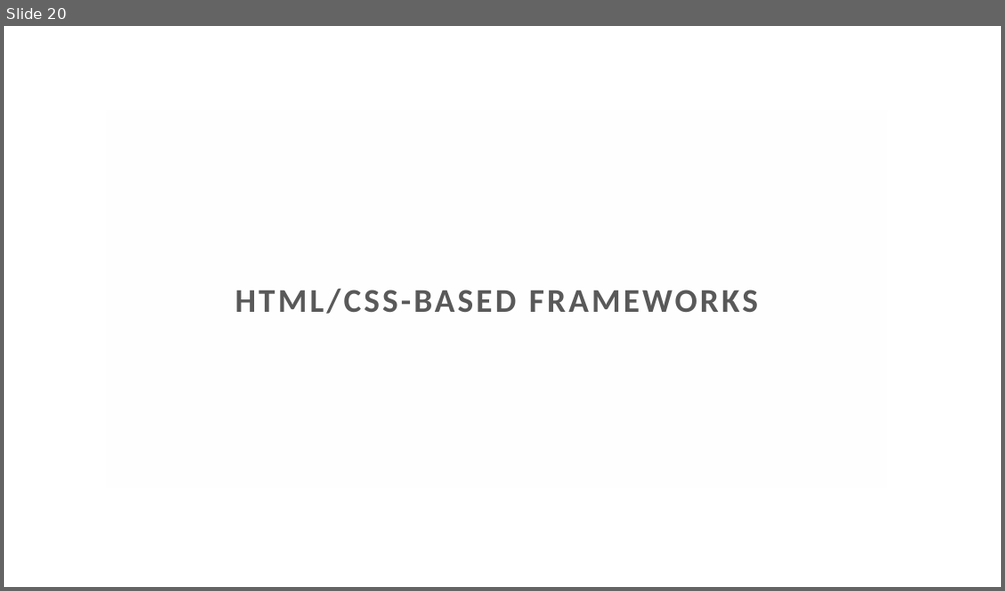
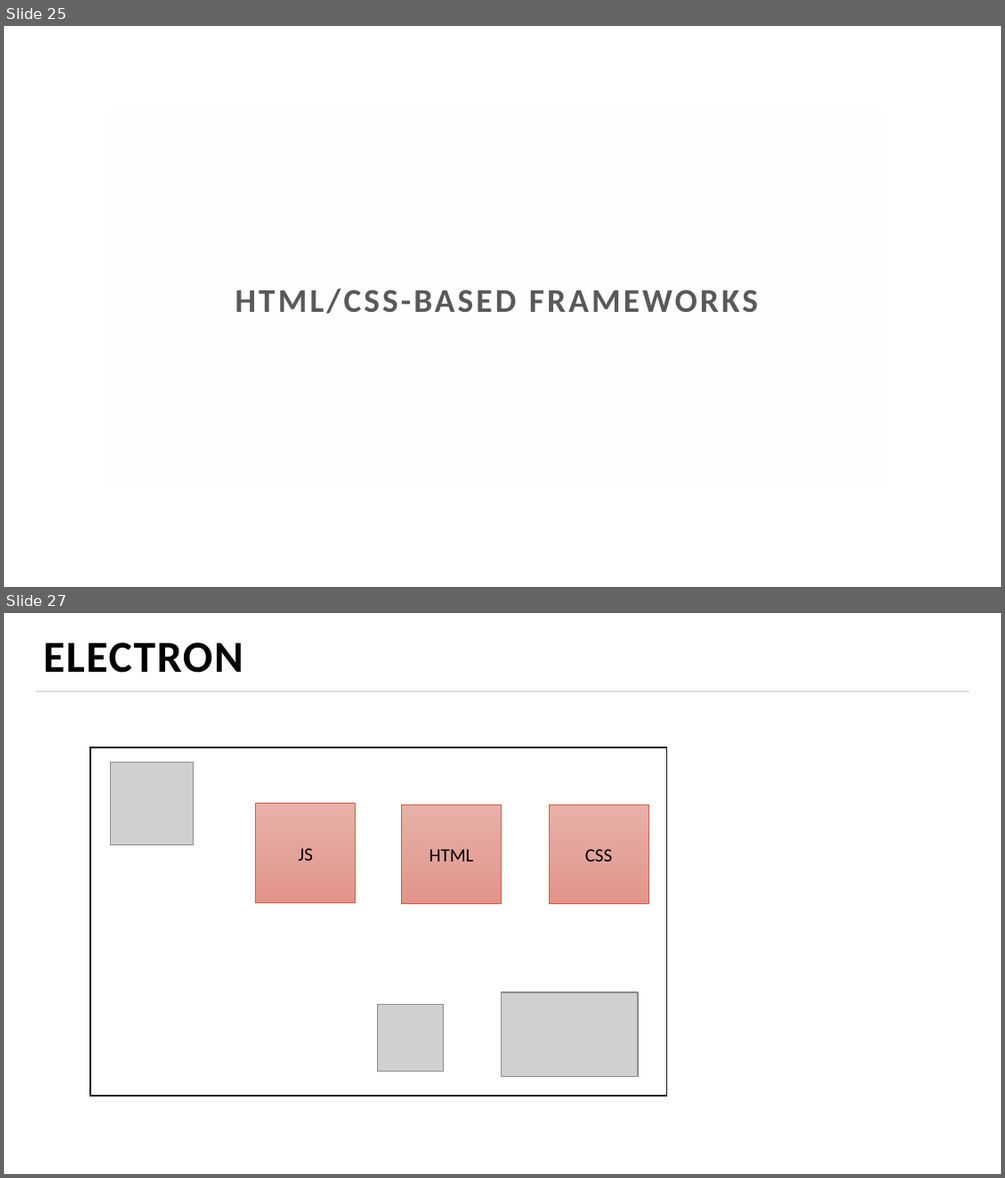
Before and after one commit to MihailRomanov/TechTalks_GUI_in_Net, a slide deck: presentation.pptx. Shown one above the other, each under a label of ours: slide 20 before the commit, slides 25 and 27 after it; the slides between them are not shown. The pictures are 1005x591 and 1005x1178 pixels, drawn with LibreOffice and Linux fonts; fonts in the diff are those of the drawing; grey boxes stand for pictures; background and template pictures are left out. Boxes give left, top, right and bottom in pixels: in the first picture for what was removed or moved away, otherwise in the second. Text is boxed around its words. In the diff, an @@ line names an element or a change of style, - is before the commit and + after.

```diff
--- a/presentation.pptx
+++ b/presentation.pptx
@@ slide 27 added at (x1=4, y1=613, x2=1001, y2=1174), background picture (left out) @@
@@ title added at (x1=43, y1=642, x2=243, y2=673), 32 pt, text #000000, bold @@
+ELECTRON
@@ line added from (36, 690) to (969, 690), #DADEE5 1.5 pt @@
@@ rectangle added at (x1=90, y1=747, x2=667, y2=1095), fill #FFFFFF, outline #141414 1 pt @@
@@ picture added at (x1=111, y1=763, x2=194, y2=845) @@
@@ rectangle added at (x1=255, y1=803, x2=355, y2=903), fill gradient #E8B0AA to #E3A39C to #E39389, outline #D35D47 0.5 pt, 13.5 pt, text #000000 @@
+JS
@@ rectangle added at (x1=402, y1=804, x2=502, y2=904), fill gradient #E8B0AA to #E3A39C to #E39389, outline #D35D47 0.5 pt, 13.5 pt, text #000000 @@
+HTML
@@ rectangle added at (x1=549, y1=804, x2=648, y2=904), fill gradient #E8B0AA to #E3A39C to #E39389, outline #D35D47 0.5 pt, 13.5 pt, text #000000 @@
+CSS
@@ picture added at (x1=377, y1=1004, x2=444, y2=1070) @@
@@ picture added at (x1=502, y1=992, x2=638, y2=1076) @@
@@ what was slide 20 is now slide 25 @@
```
Also in this commit, not shown: 4 slides changed, 9 other slides added, 4 slides removed.
